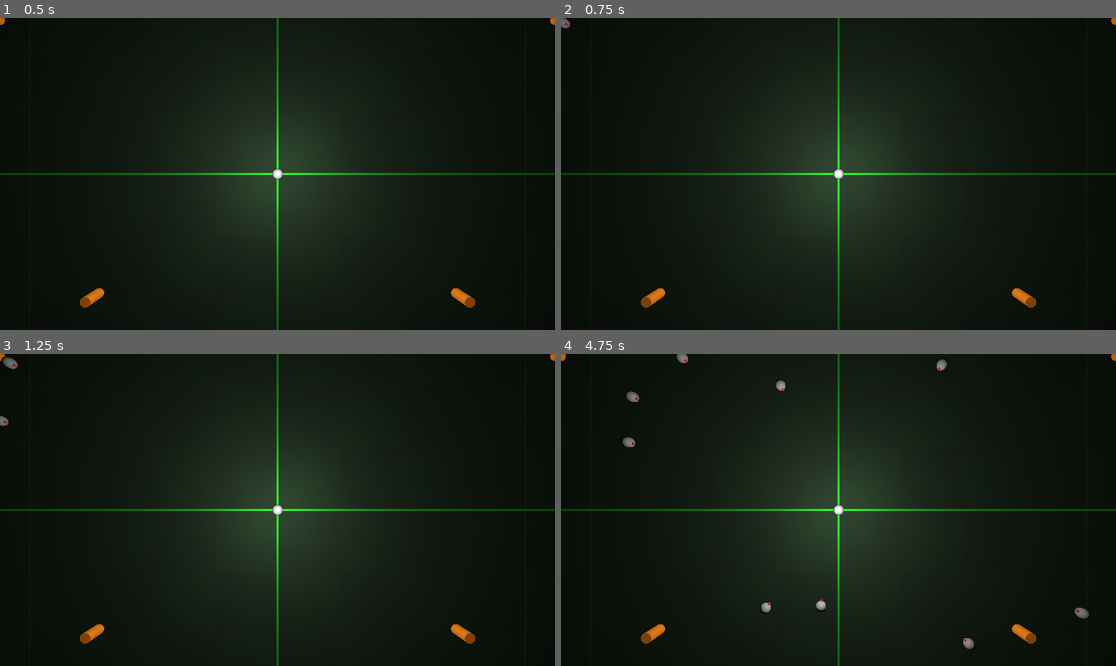
Above: before the commit, frames 1-4 (two rows, left to right).
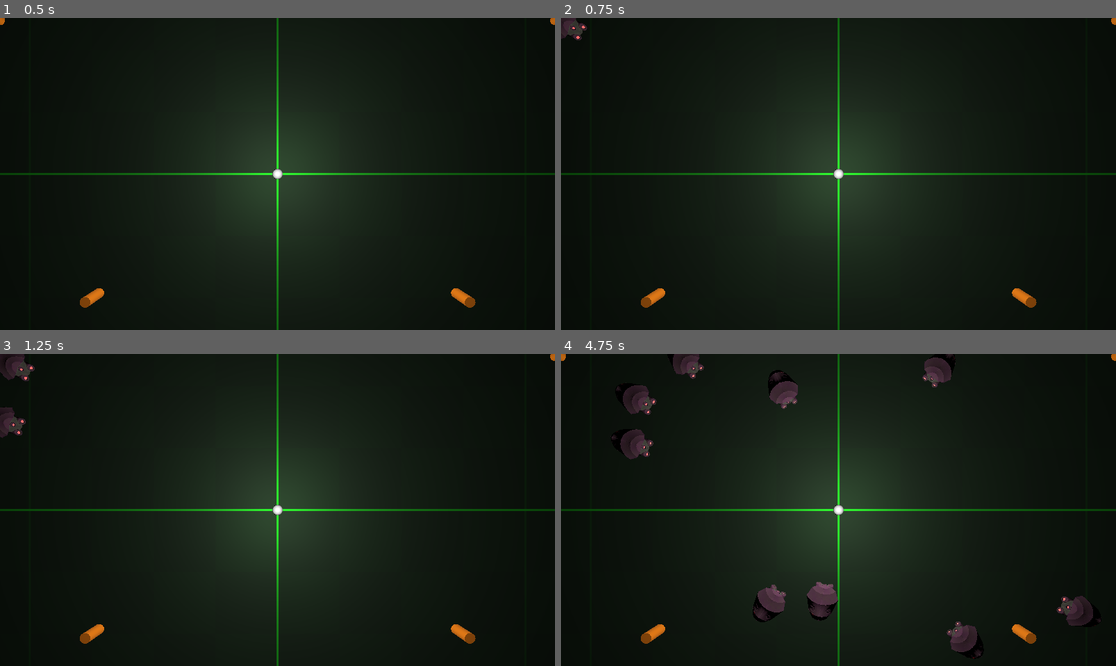
Above: after the commit, the same moments.

Repository: shinyPIKACHUx/GamJamJan2024
Game: Godot game, scene res://Levels/Ash_Test_Level.tscn
Two runs of this game, one before a commit and one after it. Both use one fixed random seed, a clock stepped at 60 frames per second and the inputs below.
Inputs (mouse positions are in pixels of both pictures, inside the frame that each line leads up to):
- Up to frame 1 (0.5 s): no input
- Up to frame 2 (0.75 s): tap Enter at 0.5 s; move the mouse to (960, 158) at 0.52 s; hold D (move_right) from 0.53 s (still down); hold Shift (sprint) from 0.53 s (still down)
- Up to frame 3 (1.25 s): keep holding D (move_right); keep holding Shift (sprint); tap Space (jump) at 0.77 s
- Up to frame 4 (4.75 s): move the mouse to (727, 525) at 1.27 s; release D (move_right) at 1.28 s; release Shift (sprint) at 1.28 s; hold S (move_backward) 1.28-2.03 s; tap Shift (sprint) at 1.35, 2.85, 4.35 s; tap Space (jump) at 1.52, 3.02, 3.77, 4.52 s; move the mouse to (894, 441) at 2.02 s; hold D (move_right) 2.03-2.78 s; hold Shift (sprint) 2.03-2.78 s; move the mouse to (810, 572) at 2.77 s; hold W (move_forward) 2.78-3.53 s; move the mouse to (1005, 556) at 3.52 s; hold Shift (sprint) 3.53-4.28 s; hold A (move_left) from 3.53 s (still down); move the mouse to (672, 463) at 4.27 s

Frame 1 is identical in both runs. In frame 2, 0.2% of the frame differs, in the area x 0-5%, y 0-8%; in frame 3, 0.6%; in frame 4, 3.6%, in the area x 8-98%, y 0-98%.

Commit message:
Alien and Animal models

Diff:
--- /dev/null
+++ b/MechDonald/Assets/Models/Aliens/AlienBoss/AlienBossMat.tres
@@ -0,0 +1,15 @@
+[gd_resource type="StandardMaterial3D" load_steps=5 format=3 uid="uid://7tm28xvssxvy"]
+
+[ext_resource type="Texture2D" uid="uid://ch8k1lbsme8kf" path="res://Assets/Models/Aliens/AlienBoss/AlienDestroyer_AlbedoTransparency.png" id="1_aunse"]
+[ext_resource type="Texture2D" uid="uid://br2a2w7w633rp" path="res://Assets/Models/Aliens/AlienBoss/AlienDestroyer_Emission.png" id="2_eluit"]
+[ext_resource type="Texture2D" uid="uid://dvp7a23juc0mo" path="res://Assets/Models/Aliens/AlienBoss/AlienDestroyer_MetallicSmoothness.png" id="3_niewv"]
+[ext_resource type="Texture2D" uid="uid://cbehhwbr3r8ok" path="res://Assets/Models/Aliens/AlienBoss/AlienDestroyer_Normal.png" id="4_b4ptn"]
+
+[resource]
+albedo_texture = ExtResource("1_aunse")
+metallic = 1.0
+metallic_texture = ExtResource("3_niewv")
+emission_enabled = true
+emission_texture = ExtResource("2_eluit")
+normal_enabled = true
+normal_texture = ExtResource("4_b4ptn")
--- /dev/null
+++ b/MechDonald/Assets/Models/Aliens/AlienBoss/alien_boss.tscn
@@ -0,0 +1,9 @@
+[gd_scene load_steps=3 format=3 uid="uid://dlpwk00bxpm7i"]
+
+[ext_resource type="PackedScene" uid="uid://cesdqfmiyngio" path="res://Assets/Models/Aliens/AlienBoss/AlienBoss.glb" id="1_ecpim"]
+[ext_resource type="Material" uid="uid://7tm28xvssxvy" path="res://Assets/Models/Aliens/AlienBoss/AlienBossMat.tres" id="2_0uicb"]
+
+[node name="AlienBoss" instance=ExtResource("1_ecpim")]
+
+[node name="AlienDestroyer" parent="." index="0"]
+material_override = ExtResource("2_0uicb")
--- /dev/null
+++ b/MechDonald/Assets/Models/Aliens/AlienCrawler/AlienCrawlerMat.tres
@@ -0,0 +1,15 @@
+[gd_resource type="StandardMaterial3D" load_steps=5 format=3 uid="uid://c1sdkts52kr2a"]
+
+[ext_resource type="Texture2D" uid="uid://bta77nk8lixt3" path="res://Assets/Models/Aliens/AlienCrawler/AlienFighter_AlbedoTransparency.png" id="1_dtlq8"]
+[ext_resource type="Texture2D" uid="uid://bxof7x1cf0fp1" path="res://Assets/Models/Aliens/AlienCrawler/AlienFighter_Emission.png" id="2_beho8"]
+[ext_resource type="Texture2D" uid="uid://cwf3u8aa31m1s" path="res://Assets/Models/Aliens/AlienCrawler/AlienFighter_MetallicSmoothness.png" id="3_bx1mo"]
+[ext_resource type="Texture2D" uid="uid://b1xmp52eay0cf" path="res://Assets/Models/Aliens/AlienCrawler/AlienFighter_Normal.png" id="4_ghqvv"]
+
+[resource]
+albedo_texture = ExtResource("1_dtlq8")
+metallic = 1.0
+metallic_texture = ExtResource("3_bx1mo")
+emission_enabled = true
+emission_texture = ExtResource("2_beho8")
+normal_enabled = true
+normal_texture = ExtResource("4_ghqvv")
--- /dev/null
+++ b/MechDonald/Assets/Models/Aliens/AlienCrawler/alien_crawler.tscn
@@ -0,0 +1,9 @@
+[gd_scene load_steps=3 format=3 uid="uid://dhw0tcgnbfu4t"]
+
+[ext_resource type="PackedScene" uid="uid://bulnjinhi25t0" path="res://Assets/Models/Aliens/AlienCrawler/AlienCrawler.glb" id="1_wa0qy"]
+[ext_resource type="Material" uid="uid://c1sdkts52kr2a" path="res://Assets/Models/Aliens/AlienCrawler/AlienCrawlerMat.tres" id="2_rx02m"]
+
+[node name="AlienCrawler" instance=ExtResource("1_wa0qy")]
+
+[node name="InsectoidFighter" parent="." index="0"]
+material_override = ExtResource("2_rx02m")
--- /dev/null
+++ b/MechDonald/Assets/Models/Aliens/AlienTorpedo/AlienTorpedo.tres
@@ -0,0 +1,15 @@
+[gd_resource type="StandardMaterial3D" load_steps=5 format=3 uid="uid://lfa1h4jkf0q4"]
+
+[ext_resource type="Texture2D" uid="uid://i677ldlke763" path="res://Assets/Models/Aliens/AlienTorpedo/BioTorpedo_AlbedoTransparency.png" id="1_hkx0v"]
+[ext_resource type="Texture2D" uid="uid://ddpi7tif1o8l6" path="res://Assets/Models/Aliens/AlienTorpedo/BioTorpedo_Emission.png" id="2_kgr38"]
+[ext_resource type="Texture2D" uid="uid://djtu2dl067ghg" path="res://Assets/Models/Aliens/AlienTorpedo/BioTorpedo_MetallicSmoothness.png" id="3_j1s1y"]
+[ext_resource type="Texture2D" uid="uid://b6hvfffrfrrdb" path="res://Assets/Models/Aliens/AlienTorpedo/BioTorpedo_Normal.png" id="4_3bkdk"]
+
+[resource]
+albedo_texture = ExtResource("1_hkx0v")
+metallic = 1.0
+metallic_texture = ExtResource("3_j1s1y")
+emission_enabled = true
+emission_texture = ExtResource("2_kgr38")
+normal_enabled = true
+normal_texture = ExtResource("4_3bkdk")
--- /dev/null
+++ b/MechDonald/Assets/Models/Aliens/AlienTorpedo/alien_torpedo.tscn
@@ -0,0 +1,9 @@
+[gd_scene load_steps=3 format=3 uid="uid://ccr7yjxdoji02"]
+
+[ext_resource type="PackedScene" uid="uid://c1lrmutdc2d12" path="res://Assets/Models/Aliens/AlienTorpedo/AlienTorpedo.glb" id="1_qprhw"]
+[ext_resource type="Material" uid="uid://lfa1h4jkf0q4" path="res://Assets/Models/Aliens/AlienTorpedo/AlienTorpedo.tres" id="2_f48ik"]
+
+[node name="AlienTorpedo" instance=ExtResource("1_qprhw")]
+
+[node name="Cube" parent="." index="0"]
+material_override = ExtResource("2_f48ik")
--- a/MechDonald/Enemies/BasicEnemy.tscn
+++ b/MechDonald/Enemies/BasicEnemy.tscn
@@ -1,27 +1,17 @@
-[gd_scene load_steps=6 format=3 uid="uid://u7acjc1objkr"]
+[gd_scene load_steps=4 format=3 uid="uid://u7acjc1objkr"]
 
 [ext_resource type="Script" path="res://Enemies/MoveTowardPlayer.gd" id="1_2d7ka"]
-[ext_resource type="Material" uid="uid://c7aj8ux5thu3n" path="res://Materials/Player_Test_Material.tres" id="2_uhhvl"]
-
-[sub_resource type="SphereMesh" id="SphereMesh_bq21c"]
-
-[sub_resource type="BoxMesh" id="BoxMesh_jmmnw"]
+[ext_resource type="PackedScene" uid="uid://dhw0tcgnbfu4t" path="res://Assets/Models/Aliens/AlienCrawler/alien_crawler.tscn" id="2_tjrby"]
 
 [sub_resource type="SphereShape3D" id="SphereShape3D_ecmhm"]
+radius = 2.16534
 
 [node name="BasicEnemy" type="CharacterBody3D"]
 axis_lock_linear_y = true
 script = ExtResource("1_2d7ka")
 
-[node name="Pivot" type="Node3D" parent="."]
+[node name="CollisionShape3D" type="CollisionShape3D" parent="."]
+transform = Transform3D(1, 0, 0, 0, 1, 0, 0, 0, 1, 0, 0, 0.70219)
+shape = SubResource("SphereShape3D_ecmhm")
 
-[node name="EnemyModel" type="MeshInstance3D" parent="Pivot"]
-mesh = SubResource("SphereMesh_bq21c")
-
-[node name="DirectionIndicator" type="MeshInstance3D" parent="Pivot/EnemyModel"]
-transform = Transform3D(0.2, 0, 0, 0, 0.2, 0, 0, 0, 0.2, 0, 0, -0.51855)
-mesh = SubResource("BoxMesh_jmmnw")
-surface_material_override/0 = ExtResource("2_uhhvl")
-
-[node name="CollisionShape3D" type="CollisionShape3D" parent="."]
-shape = SubResource("SphereShape3D_ecmhm")
+[node name="AlienCrawler" parent="." instance=ExtResource("2_tjrby")]
--- a/MechDonald/Levels/Ash_Test_Level.tscn
+++ b/MechDonald/Levels/Ash_Test_Level.tscn
@@ -3,6 +3,7 @@
 [ext_resource type="Script" path="res://GameManager.gd" id="1_srfco"]
 [ext_resource type="Material" uid="uid://bvepha0qsftld" path="res://Materials/Ground_Test_Material.tres" id="2_u131b"]
 [ext_resource type="PackedScene" uid="uid://u7acjc1objkr" path="res://Enemies/BasicEnemy.tscn" id="3_5gfjy"]
+[ext_resource type="Material" path="res://addons/simplegrasstextured/materials/grass.material" id="4_0s8ex"]
 
 [sub_resource type="Curve3D" id="Curve3D_m4uej"]
 _data = {
@@ -17,8 +18,6 @@
 albedo_color = Color(1, 0.533333, 0, 1)
 
 [sub_resource type="BoxMesh" id="BoxMesh_ok4rj"]
-
-[sub_resource type="StandardMaterial3D" id="StandardMaterial3D_lg7if"]
 
 [sub_resource type="BoxShape3D" id="BoxShape3D_scgv5"]
 size = Vector3(99.5684, 1, 99.2606)
@@ -42,7 +41,7 @@
 curve = SubResource("Curve3D_m4uej")
 
 [node name="SpawnLocation" type="PathFollow3D" parent="SpawnPath"]
-transform = Transform3D(-0.912367, -0.00729159, -0.409307, -9.31322e-10, 0.99984, -0.0178117, 0.409371, -0.0162508, -0.912223, -23.9605, -0.211089, -13.1096)
+transform = Transform3D(-0.999904, 0.0138077, -8.73988e-08, 0.0138063, 0.9998, -0.0143942, -0.000198664, -0.0143928, -0.999897, -27.8921, -0.211035, -15.3182)
 
 [node name="Camera3D" type="Camera3D" parent="."]
 transform = Transform3D(1, 0, 0, 0, 1.19249e-08, 1, 0, -1, 1.19249e-08, -0.009, 20, 0)
@@ -79,7 +78,7 @@
 material_override = ExtResource("2_u131b")
 mesh = SubResource("BoxMesh_ok4rj")
 skeleton = NodePath("../..")
-surface_material_override/0 = SubResource("StandardMaterial3D_lg7if")
+surface_material_override/0 = ExtResource("4_0s8ex")
 
 [node name="CollisionShape3D" type="CollisionShape3D" parent="GroundNode"]
 transform = Transform3D(1, 0, 0, 0, 1, 0, 0, 0, 1, -0.0536194, 0, 0.400604)
--- a/MechDonald/project.godot
+++ b/MechDonald/project.godot
@@ -14,6 +14,10 @@
 run/main_scene="res://Levels/Ash_Test_Level.tscn"
 config/features=PackedStringArray("4.2", "Forward Plus")
 config/icon="res://icon.svg"
+
+[filesystem]
+
+import/fbx/enabled=false
 
 [input]
 
Binary file added: MechDonald/Assets/Models/Aliens/AlienBoss/AlienBoss.glb
Not shown, added: MechDonald/Assets/Models/Aliens/AlienBoss/AlienBoss.glb.import
Not shown, added: MechDonald/Assets/Models/Aliens/AlienBoss/AlienDestroyer_AlbedoTransparency.png.import
Binary file added: MechDonald/Assets/Models/Aliens/AlienBoss/AlienDestroyer_Emission.png
Not shown, added: MechDonald/Assets/Models/Aliens/AlienBoss/AlienDestroyer_Emission.png.import
Not shown, added: MechDonald/Assets/Models/Aliens/AlienBoss/AlienDestroyer_MetallicSmoothness.png.import
Binary file added: MechDonald/Assets/Models/Aliens/AlienBoss/AlienDestroyer_Normal.png
Not shown, added: MechDonald/Assets/Models/Aliens/AlienBoss/AlienDestroyer_Normal.png.import
Binary file added: MechDonald/Assets/Models/Aliens/AlienCrawler/AlienCrawler.glb
Not shown, added: MechDonald/Assets/Models/Aliens/AlienCrawler/AlienCrawler.glb.import
Binary file added: MechDonald/Assets/Models/Aliens/AlienCrawler/AlienFighter_AlbedoTransparency.png
Not shown, added: MechDonald/Assets/Models/Aliens/AlienCrawler/AlienFighter_AlbedoTransparency.png.import
(and 48 more such lines)
